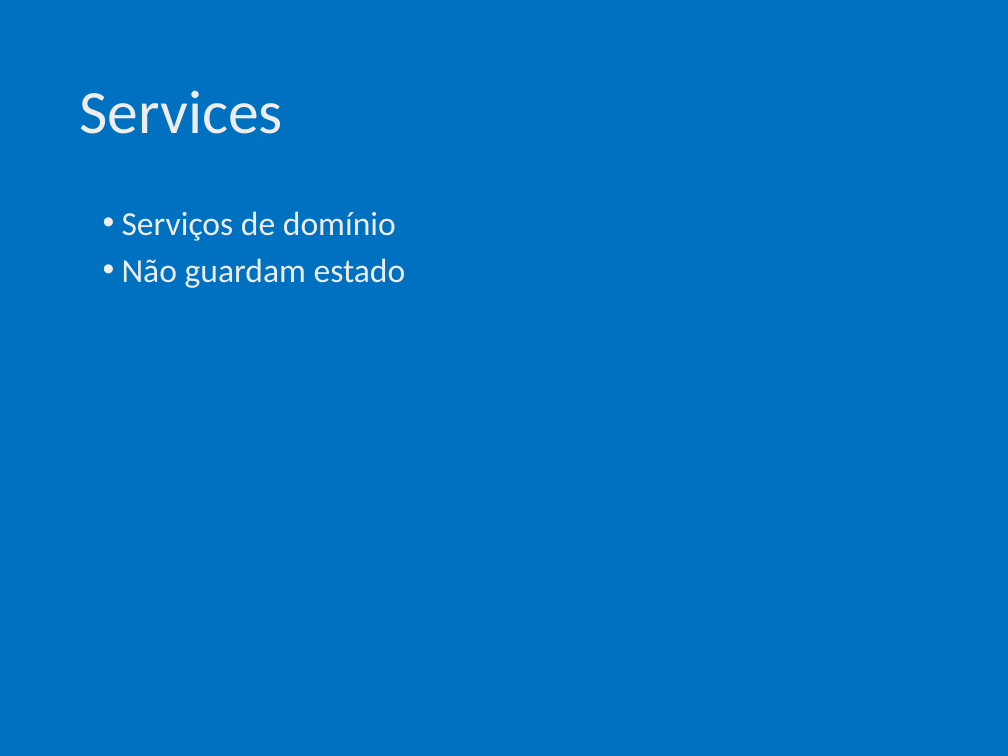
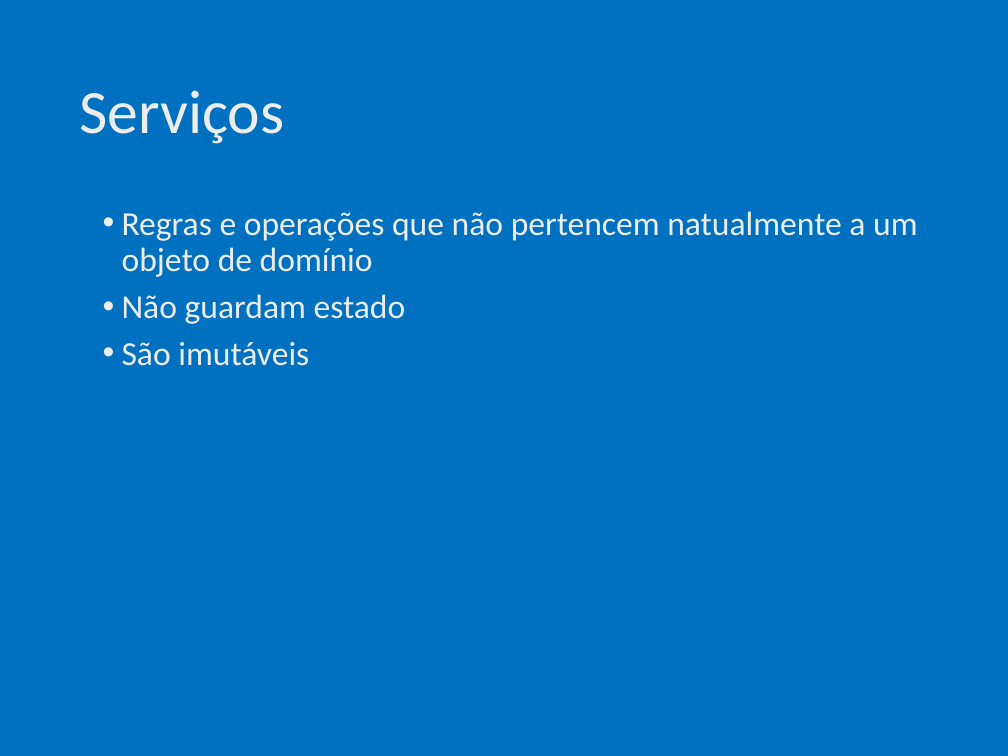
Before and after one commit to ivanpaulovich/event-sourcing-jambo, a slide deck: slide 24 of docs/Introdução ao Domain-Driven-Design (DDD).pptx (slide 23 before the commit). Drawn at 1008x756 pixels with LibreOffice and Linux fonts; fonts in the diff are those of the drawing. Boxes give left, top, right and bottom in pixels: in the first picture for what was removed or moved away, otherwise in the second. Text is boxed around its words. In the diff, an @@ line names an element or a change of style, - is before the commit and + after.

```diff
--- a/docs/Introdução ao Domain-Driven-Design (DDD).pptx
+++ b/docs/Introdução ao Domain-Driven-Design (DDD).pptx
@@ title at <box>79,90,284,144</box>: text changed @@
-Services
+Serviços
@@ text at <box>122,211,917,277</box>: text changed @@
-• Serviços de domínio
+• Regras e operações que não pertencem natualmente a um objeto de domínio
@@ text at <box>122,342,309,366</box>: paragraph added @@
+• São imutáveis
```
Also in this commit, not shown: 12 other slides changed, 3 slides added, 3 slides removed.
